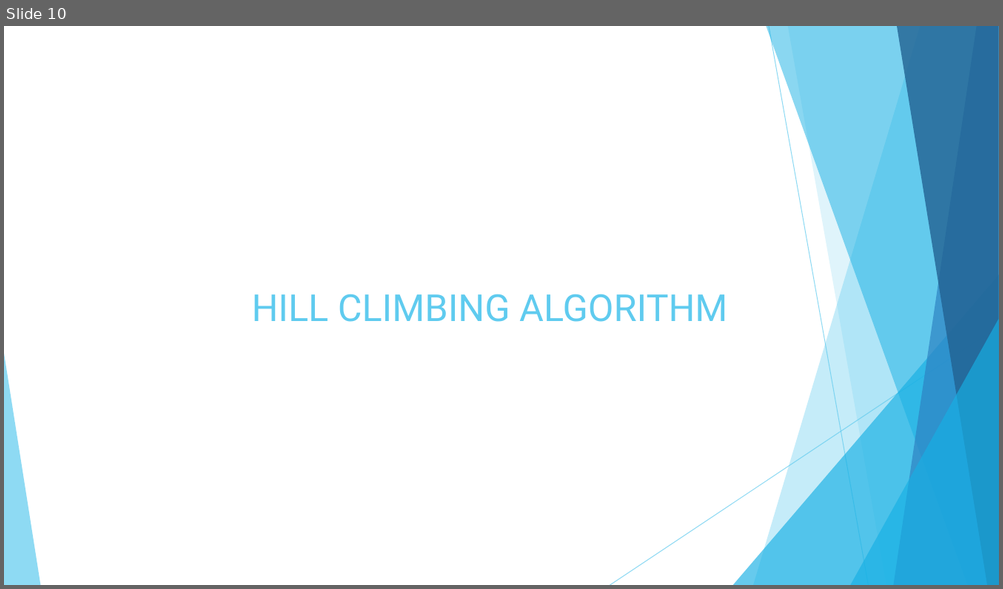
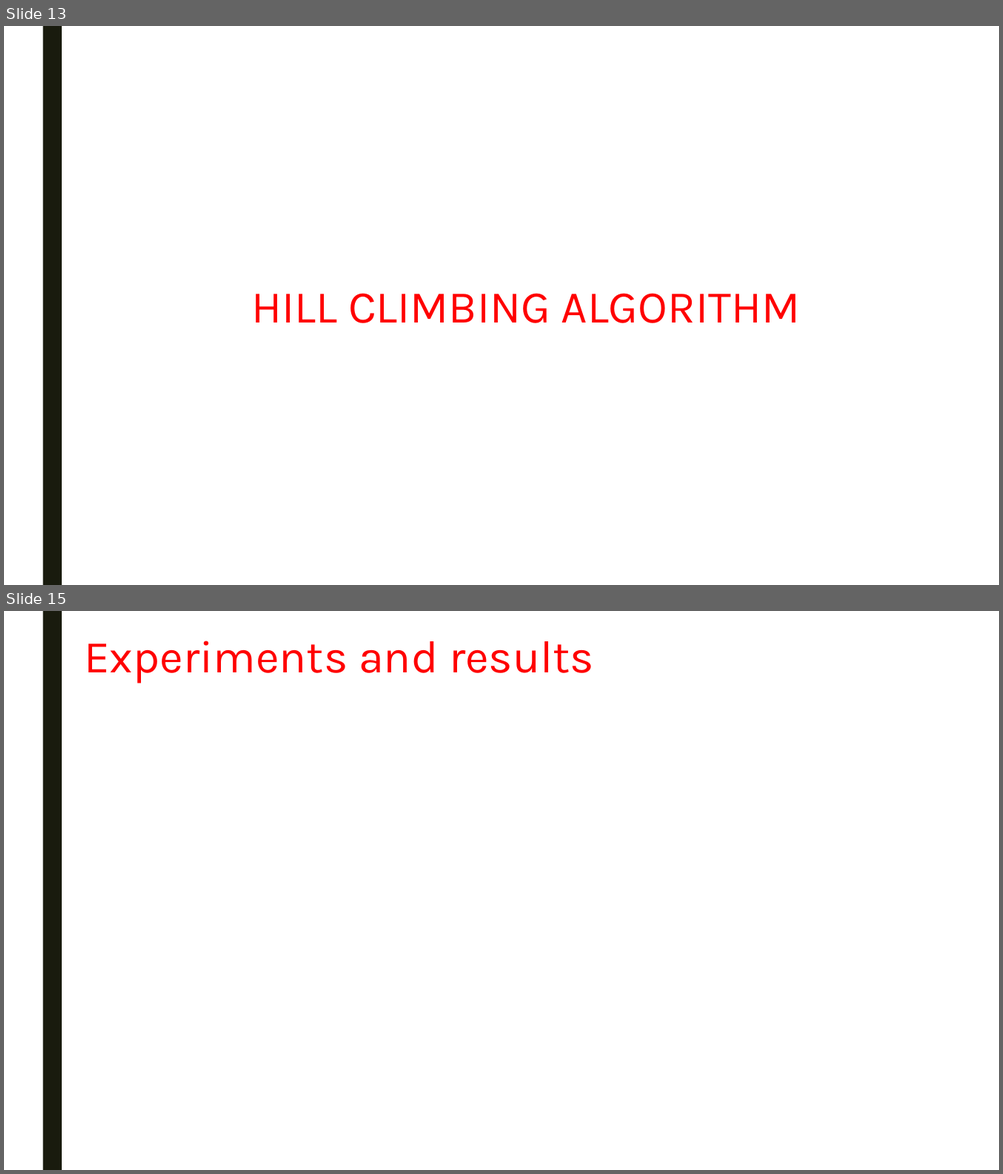
Before and after one commit to swengeler/PP3, a slide deck: Report, presentation and related stuff/Knapsack_problem.pptx. Shown one above the other, each under a label of ours: slide 10 before the commit, slides 13 and 15 after it; the slides between them are not shown. The pictures are 1003x589 and 1003x1174 pixels, drawn with LibreOffice and Linux fonts; fonts in the diff are those of the drawing. Boxes give left, top, right and bottom in pixels: in the first picture for what was removed or moved away, otherwise in the second. Text is boxed around its words. In the diff, an @@ line names an element or a change of style, - is before the commit and + after.

```diff
--- a/Report, presentation and related stuff/Knapsack_problem.pptx
+++ b/Report, presentation and related stuff/Knapsack_problem.pptx
@@ slide 15 added at (x1=4, y1=611, x2=999, y2=1170), background #FFFFFF; not listed: 1 template element that a slide beside it also shows @@
@@ title added at (x1=84, y1=641, x2=594, y2=684), 44 pt, text #FF0000 @@
+Experiments and results
@@ what was slide 10 is now slide 13 @@
@@ slide 13 changed as well @@
@@ rectangle added at (x1=42, y1=26, x2=62, y2=585), fill #191B0E @@
@@ title "HILL CLIMBING ALGORITHM" at (x1=252, y1=293, x2=800, y2=323): size 36 to 44 pt, font Roboto to Karla, text colour #5FCBEF to #FF0000; line spacing 1 to 0.89 @@
@@ group removed at (x1=4, y1=26, x2=999, y2=585): 5 freeform shapes, 3 triangles, 2 lines @@
```
Also in this commit, not shown: 15 other slides changed, 8 other slides added, 1 slide removed.
